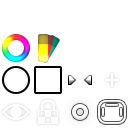
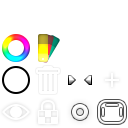
Comparing the layer stacks of the two 128 x 128 images. Changes:
hid group "handle-rect" (2 layers) over [34, 66, 62, 94]
added group "trashcan" with 3 layers above "handle-pointer-h" over [36, 66, 60, 94]
added layer "Rounded Rectangle 3" in group "trashcan" over [43, 66, 53, 68]
added layer "Rounded Rectangle 4" in group "trashcan" over [36, 68, 60, 74]
added layer "Rectangle 3" in group "trashcan" over [39, 74, 57, 94]
